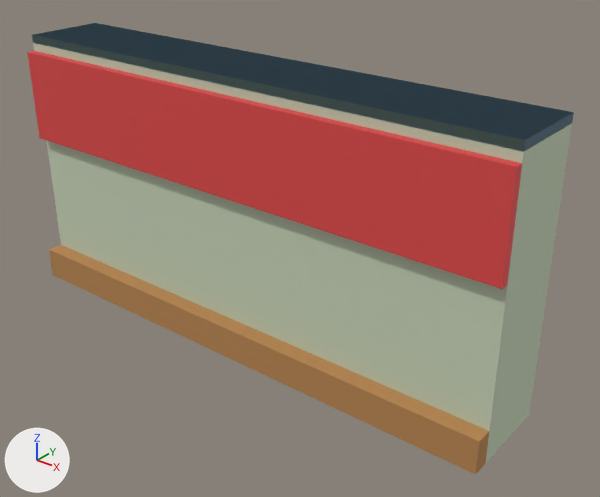
A saved change to the Blender file assets/managed-models/school-interior/wall/wall.blend.
Before and after are seen from a camera (50 mm lens) standing at (0.892, -1.078, 0.823) and looking at (0.079, -0.062, 0.193). Arrows for +X, +Y and +Z are at lower left; the lights stay in place. The first picture is the older version.

In view in the first picture: 'wall'.
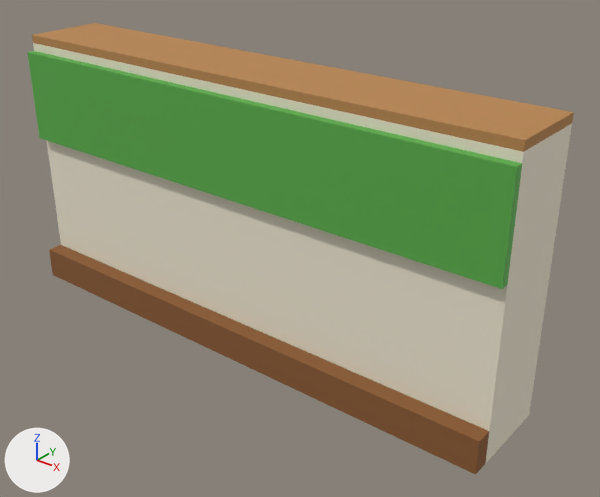
Changed parts and their boxes [x1, y1, x2, y2] in the pictures (600 x 497 px; the box of a moved part takes in the faces that stretch with it):
part 1 of me_wall, moved or reshaped
    before: [32, 35, 573, 464]
    after: [33, 43, 572, 464]
part 2 of me_wall, surface changed
    both: [27, 23, 574, 475]

Patch to the scene script:
```diff
--- a/assets/managed-models/school-interior/wall/wall.blend.py
+++ b/assets/managed-models/school-interior/wall/wall.blend.py
@@ me_wall @@
 me_wall.from_pydata(...)  # 32 vertices, 24 faces; spans x -0.5..0.5, y -0.18..0.0, z 0.0..0.5
 # used by ob_wall; location = (0.0, 0.0, 0.0)
 # before: 4 (-0.5, -0.15, 0.5) at pixel (31, 34), 5 (0.5, -0.15, 0.5) at pixel (525, 140), 6 (0.5, 0.0, 0.5) at pixel (573, 112), 7 (-0.5, 0.0, 0.5) at pixel (95, 22)
+# me_wall part 1
+for i in [*range(4, 8)]: me_wall.vertices[i].co += Vector((0.0, 0.0, -0.015))
+# me_wall part 2: texture (UV) coordinates of 24 of 24 faces, centred in x -0.5..0.5, y -0.18..0.0, z 0.0..0.5, changed; they spanned u 0.56..0.81, v 0.17..0.83 and now span u 0.69..0.94, v 0.17..0.83
 me_wall.materials.append(mat_m_wall)
```
